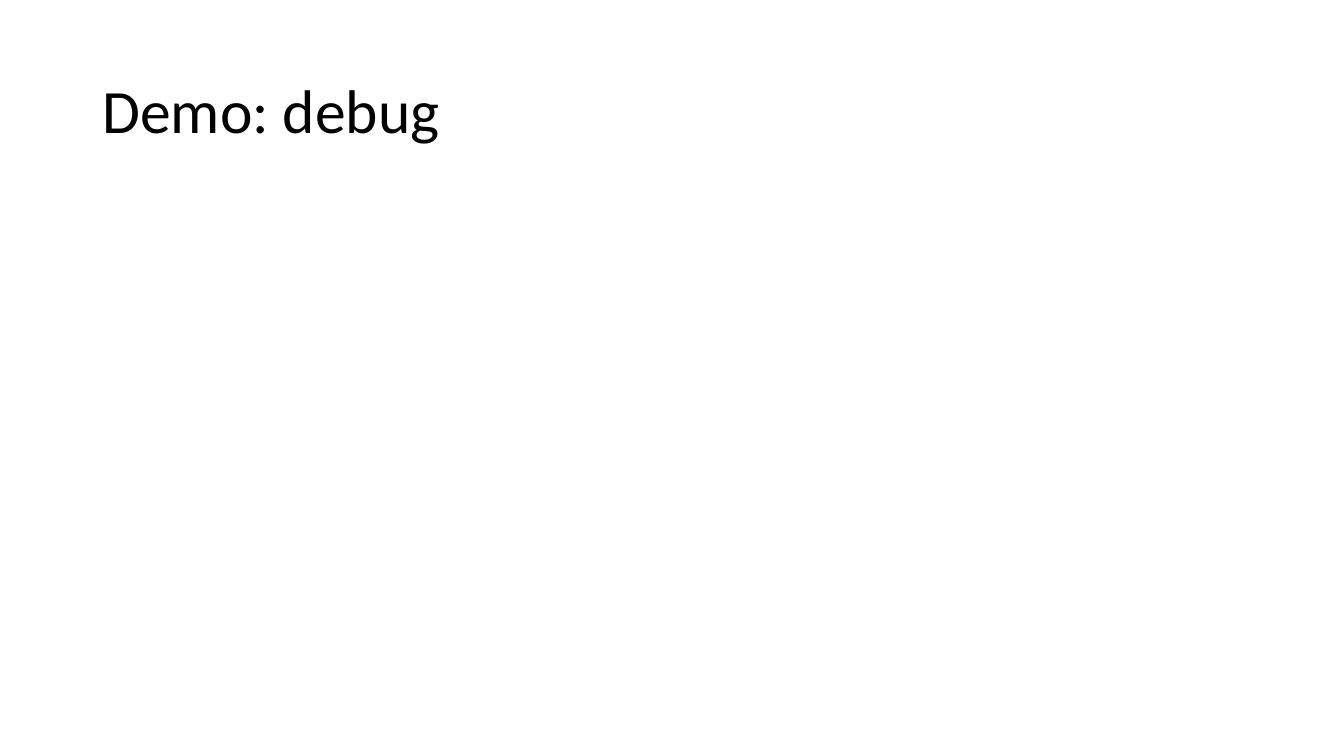
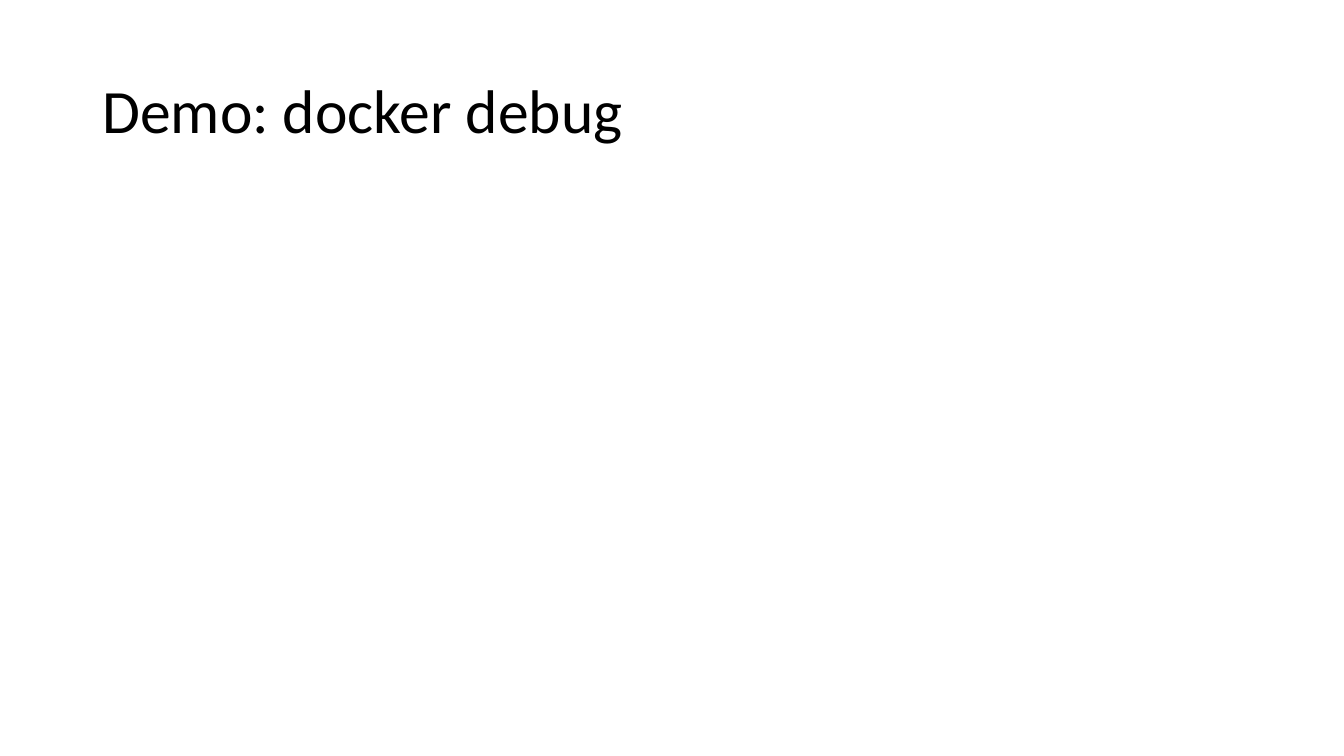
Before and after one commit to aensidhe/presentations, a slide deck: slide 12 of 2017/10/net core and linux in production.pptx (slide 8 before the commit). Drawn at 1344x756 pixels with LibreOffice and Linux fonts; fonts in the diff are those of the drawing. Boxes give left, top, right and bottom in pixels: in the first picture for what was removed or moved away, otherwise in the second. Text is boxed around its words. In the diff, an @@ line names an element or a change of style, - is before the commit and + after.

```diff
--- a/2017/10/net core and linux in production.pptx
+++ b/2017/10/net core and linux in production.pptx
@@ title at [102,90,623,144]: text changed @@
-Demo: debug
+Demo: docker debug
```
Also in this commit, not shown: 10 other slides changed, 2 slides added.
